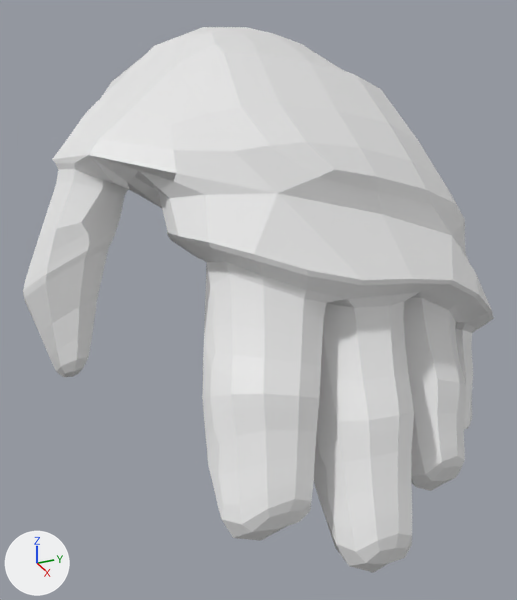
Two versions of the FBX model sensei/Assets/hand.fbx, one commit apart.
One viewpoint serves both versions: a 50 mm lens placed at (0.0998, -0.0569, 0.0555), pointed at (-0.0118, -0.0067, -0.0002). Arrows for +X, +Y and +Z are at lower left; the lights stay in place. Where no turn or scale is listed for an object, it has been applied to the vertices.
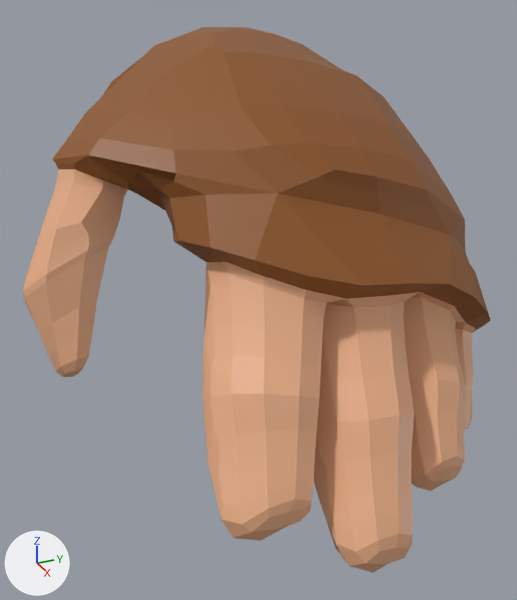
The edits, one by one:
Material 'Material.001' (mat_material_001) is new.
Its base color is (0.267, 0.0889, 0.014) (brown #8d541f).
Material 'Material' (mat_material) is new.
Its base color is (0.801, 0.416, 0.235) (beige #e7ad85).
me_cube_025 is used by ob_cube_003; location (0.0, 0.0, 0.0).
me_cube_025 had 785 vertices, 782 faces and spanned x -0.0623..0.0322, y -0.048..0.0381, z -0.0299..0.0457.
me_cube_025 now has 758 vertices, 757 faces and spans x -0.0623..0.0322, y -0.048..0.0381, z -0.0299..0.0457.
Part 1, on me_cube_025:
27 vertices are removed from x -0.0248..0.0151, y -0.0261..0.0381, z -0.0144..0.0344.
51 faces are deleted.
26 new faces join them, mat_material_001 (brown #8d541f).
me_cube_025 part 2: 574 faces spanning x -0.0336..0.0322, y -0.048..0.0339, z -0.0299..0.0266 switch from no material to mat_material (beige #e7ad85).
me_cube_025 part 3: 157 faces spanning x -0.0623..0.0152, y -0.0395..0.0381, z -0.0143..0.0457 switch from no material to mat_material_001 (brown #8d541f).

Pixel boxes [x1, y1, x2, y2] of what changed, in the pictures (517 x 600 px):
'Cube.003', reshaped: before [23, 27, 494, 573]; after [23, 27, 491, 573]
part 1 of me_cube_025, cut back: before [158, 76, 494, 322]; after [158, 76, 488, 312]
part 2 of me_cube_025, recoloured (white to beige): [23, 169, 475, 573] in both
part 3 of me_cube_025, recoloured (white to brown): [52, 27, 491, 331] in both
